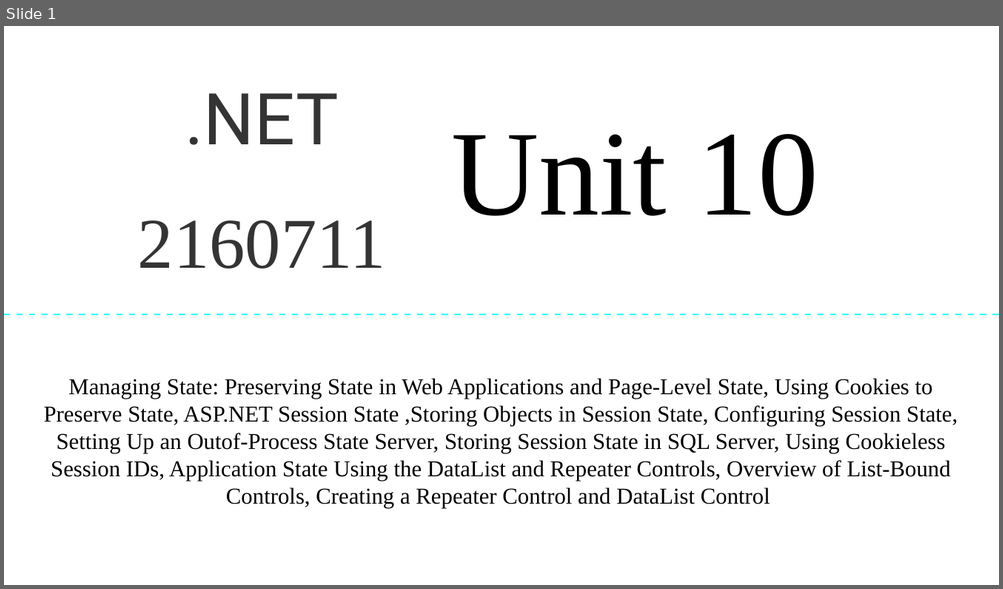
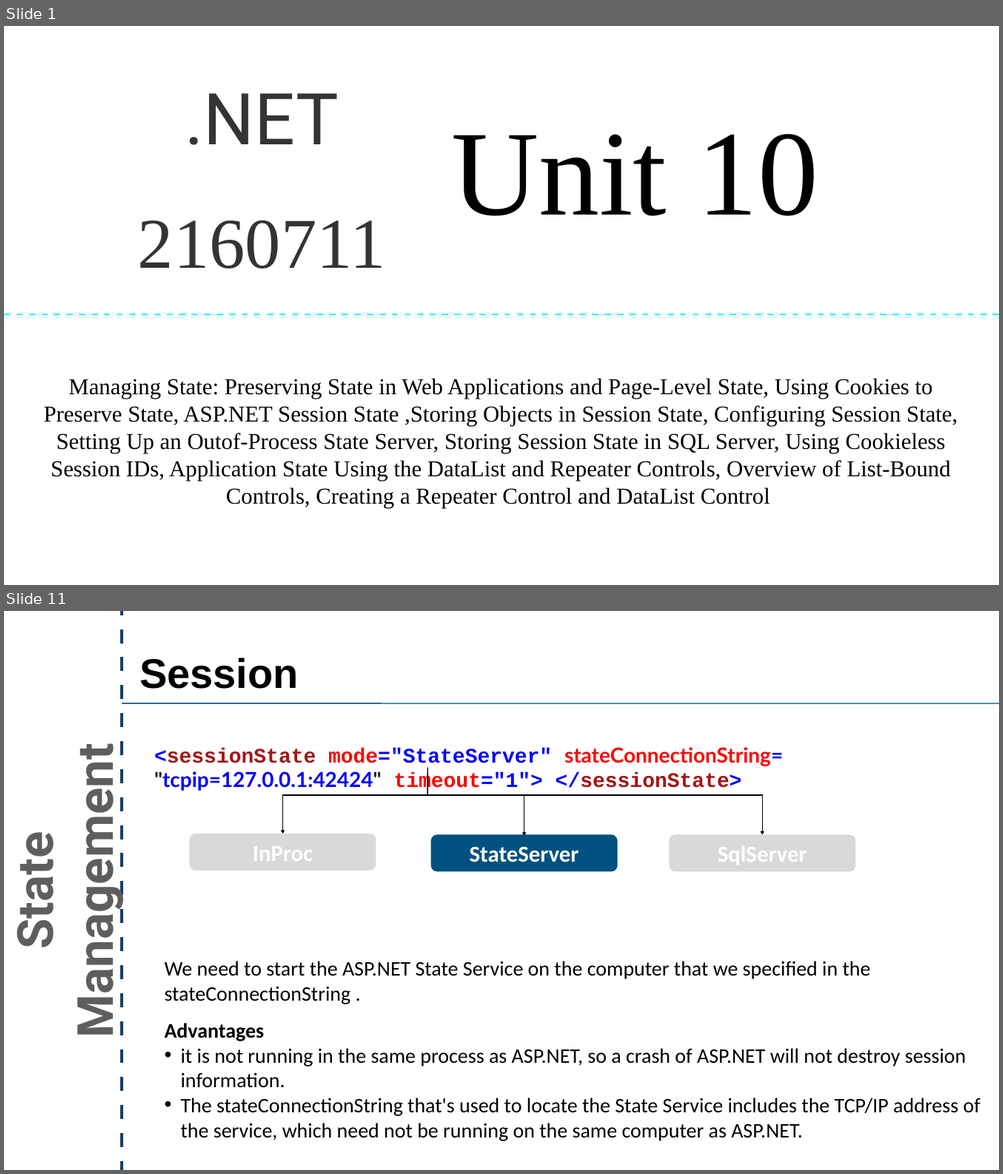
Before and after one commit to crpatel/DotNetMaterial, a slide deck: Unit 10.pptx. Shown one above the other, each under a label of ours: slide 1 before the commit, slides 1 and 11 after it; the slides between them are not shown. The pictures are 1003x589 and 1003x1174 pixels, drawn with LibreOffice and Linux fonts; fonts in the diff are those of the drawing. Boxes give left, top, right and bottom in pixels: in the first picture for what was removed or moved away, otherwise in the second. Text is boxed around its words. In the diff, an @@ line names an element or a change of style, - is before the commit and + after.

Commit message:
serverState Unit 10

```diff
--- a/Unit 10.pptx
+++ b/Unit 10.pptx
@@ slide 11 added at [4, 611, 999, 1170], background #FFFFFF @@
@@ line added from (122, 1170) to (122, 611), #183E67 4.5 pt @@
@@ text added at [139, 658, 299, 689], 80 pt, text #000000, bold @@
+Session
@@ line added from (122, 703) to (999, 703), #004D80 2 pt @@
@@ text added at [154, 747, 782, 794], 40 pt, text #0000FF, bold @@
+<sessionState mode="StateServer" stateConnectionString= "tcpip=127.0.0.1:42424" timeout="1"> </sessionState>
@@ text added at [4, 772, 127, 1028], 96 pt, text #5E5E5E, bold @@
+State Management
@@ group added at [282, 767, 762, 836]: 3 elbow arrows, 1 line @@
@@ rounded rectangle added at [189, 834, 375, 871], fill #D9D9D9, 44 pt, text #FFFFFF, bold @@
+InProc
@@ rounded rectangle added at [431, 834, 617, 871], fill #005180, 44 pt, text #FFFFFF, bold @@
+StateServer
@@ rounded rectangle added at [669, 834, 855, 871], fill #D9D9D9, 44 pt, text #FFFFFF, bold @@
+SqlServer
@@ text added at [165, 961, 980, 1142], 40 pt, text #000000 @@
+We need to start the ASP.NET State Service on the computer that we specified in the stateConnectionString .
+Advantages
+  • it is not running in the same process as ASP.NET, so a crash of ASP.NET will not destroy session information.
+  • The stateConnectionString that's used to locate the State Service includes the TCP/IP address of the service, which need not be running on the same computer as ASP.NET.
```
Also in this commit, not shown: 5 slides changed, 7 other slides added.
